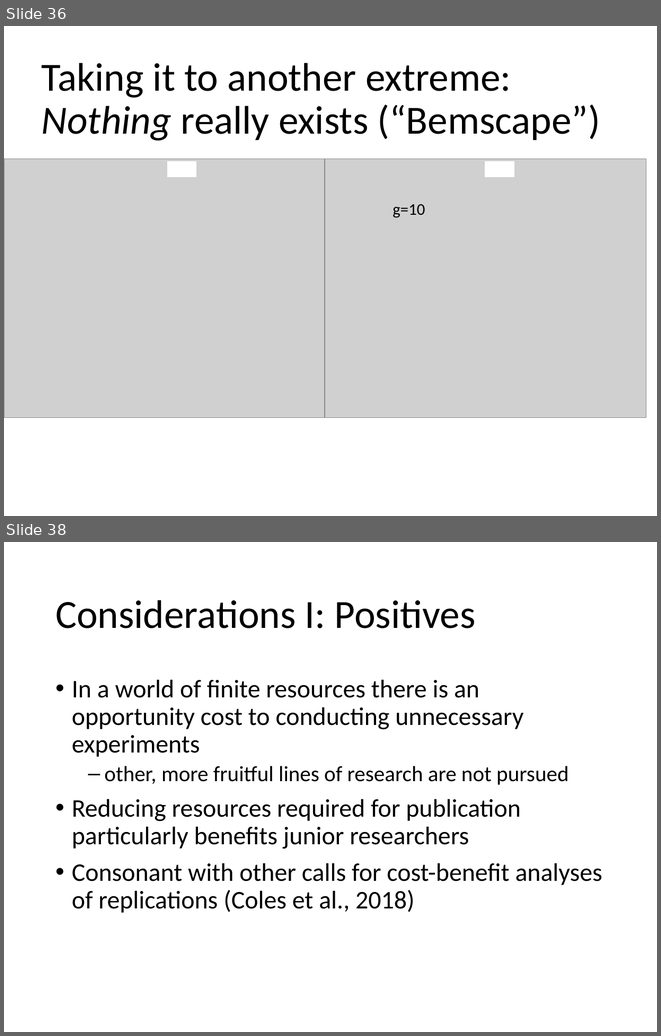
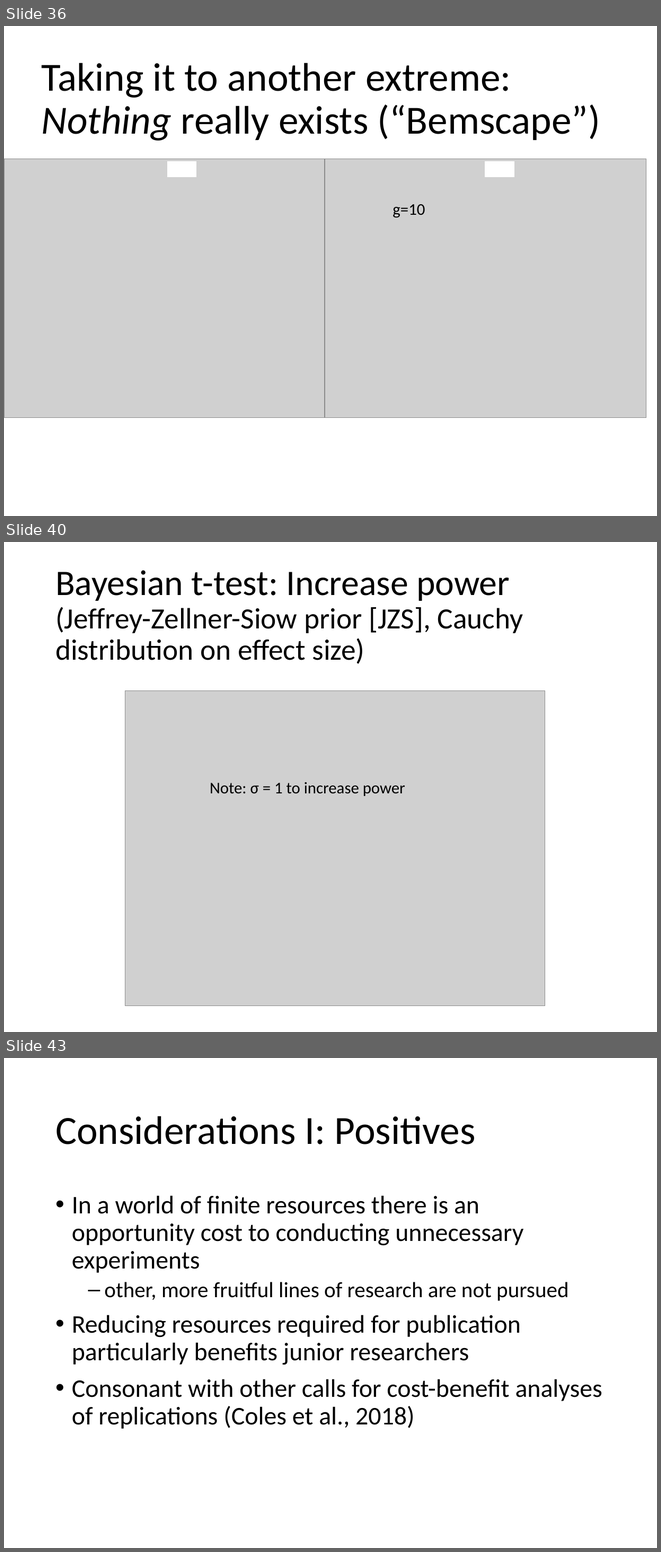
Before and after one commit to StephanLewandowsky/Robust-replicated-and-efficient-science-from-low-replicability, a slide deck: Lsky.ASIC.Extended with further results.pptx. Shown one above the other, each under a label of ours: slides 36 and 38 before the commit, slides 36, 40 and 43 after it; the slides between them are not shown. The pictures are 661x1036 and 661x1552 pixels, drawn with LibreOffice and Linux fonts; fonts in the diff are those of the drawing; grey boxes stand for pictures. Boxes give left, top, right and bottom in pixels: in the first picture for what was removed or moved away, otherwise in the second. Text is boxed around its words. In the diff, an @@ line names an element or a change of style, - is before the commit and + after.

Commit message:
First set of output with Bayesian t-test.

```diff
--- a/Lsky.ASIC.Extended with further results.pptx
+++ b/Lsky.ASIC.Extended with further results.pptx
@@ slide 40 added at (4, 542, 657, 1032), background #FFFFFF @@
@@ title added at (55, 570, 523, 664), 32.4 pt, text #000000 @@
+Bayesian t-test: Increase power
+(Jeffrey-Zellner-Siow prior [JZS], Cauchy distribution on effect size)
@@ picture added at (125, 691, 545, 1006) @@
@@ text added at (210, 782, 405, 796), 18 pt, text #000000 @@
+Note: σ = 1 to increase power
@@ what was slide 38 is now slide 43 @@
```
Also in this commit, not shown: 1 slide changed, 8 other slides added, 27 other files.
